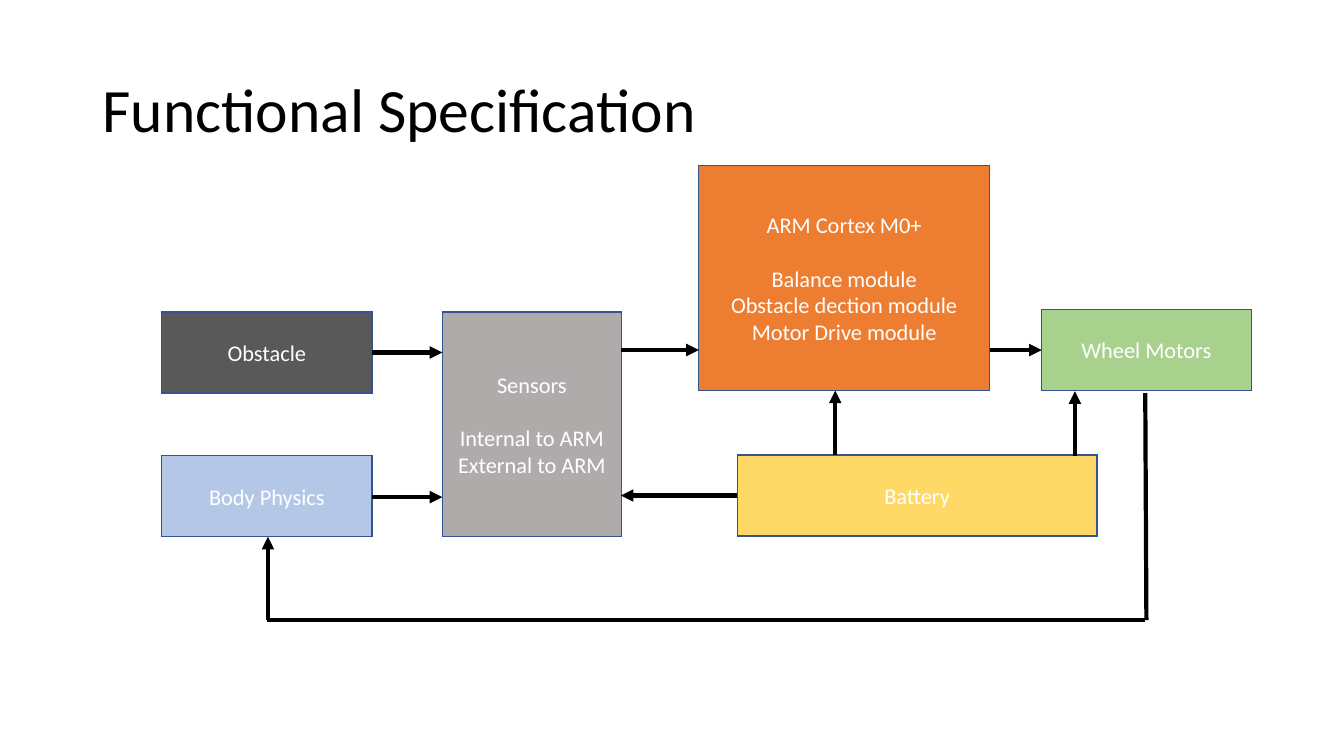
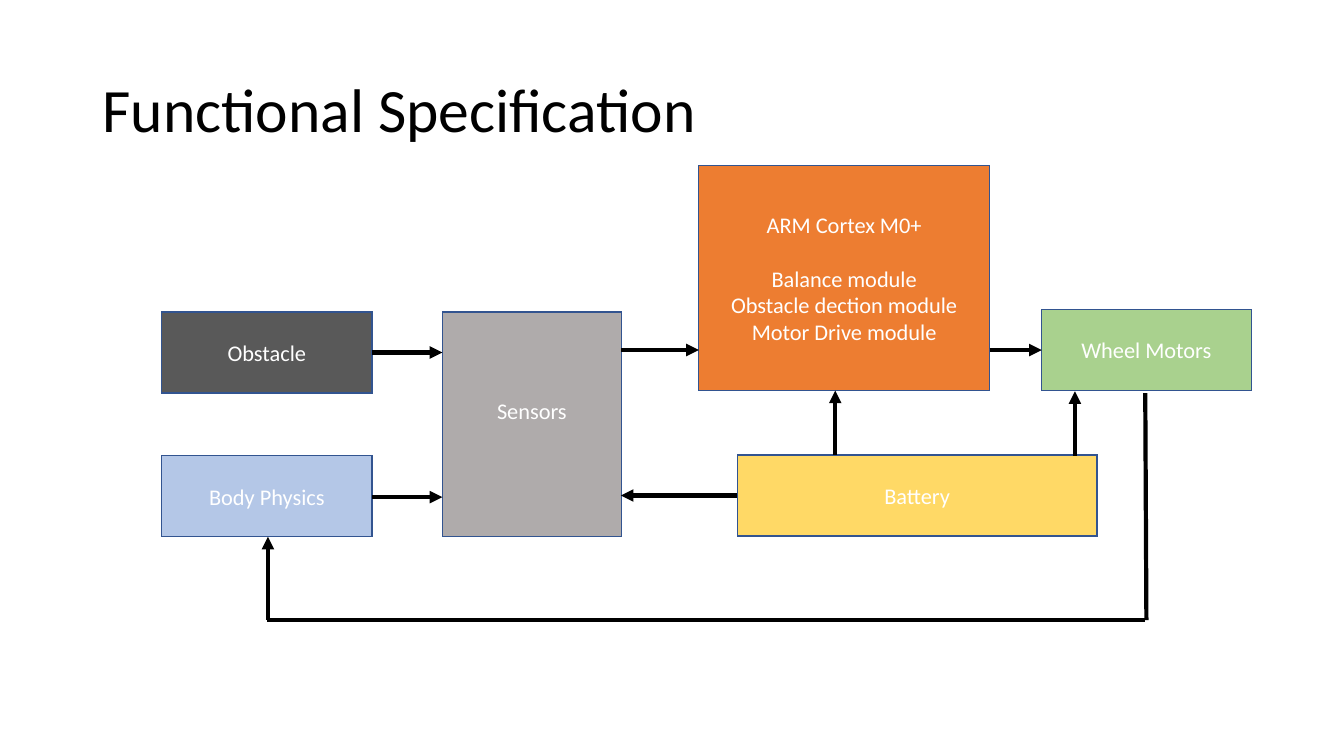
Before and after one commit to hpetre/COEN-6711, a slide deck: slide 4 of Documents/project_proposal_FINAL.pptx. Drawn at 1344x756 pixels with LibreOffice and Linux fonts; fonts in the diff are those of the drawing. Boxes give left, top, right and bottom in pixels: in the first picture for what was removed or moved away, otherwise in the second. Text is boxed around its words. In the diff, an @@ line names an element or a change of style, - is before the commit and + after.

```diff
--- a/Documents/project_proposal_FINAL.pptx
+++ b/Documents/project_proposal_FINAL.pptx
@@ text in rectangle at box(458, 430, 605, 473): paragraphs removed @@
-Internal to ARM
-External to ARM
```
Also in this commit, not shown: 3 other slides changed.
